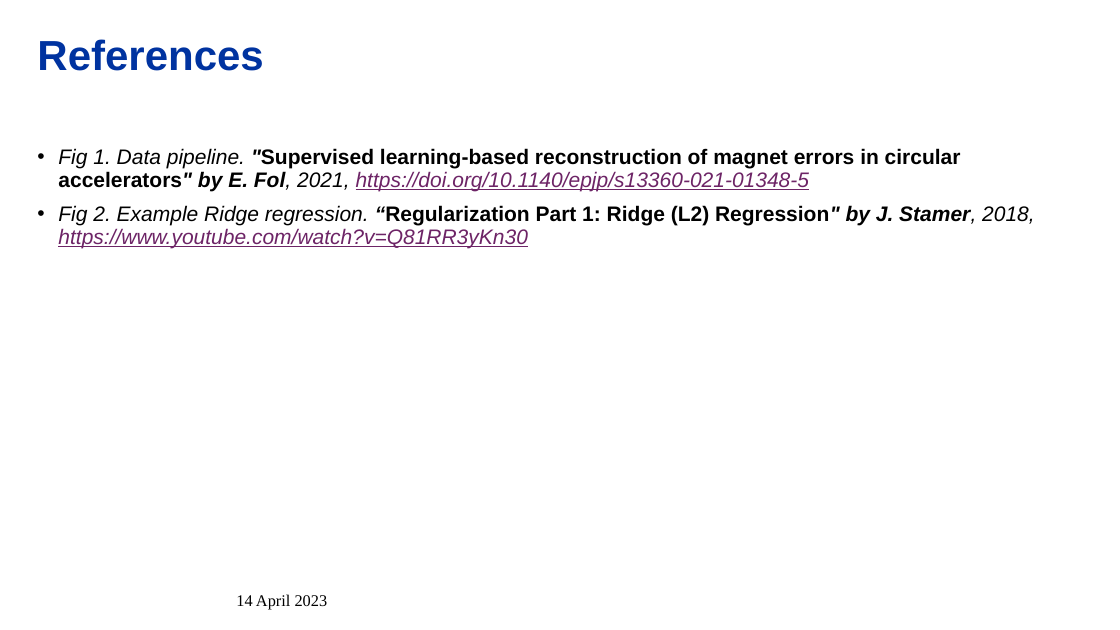
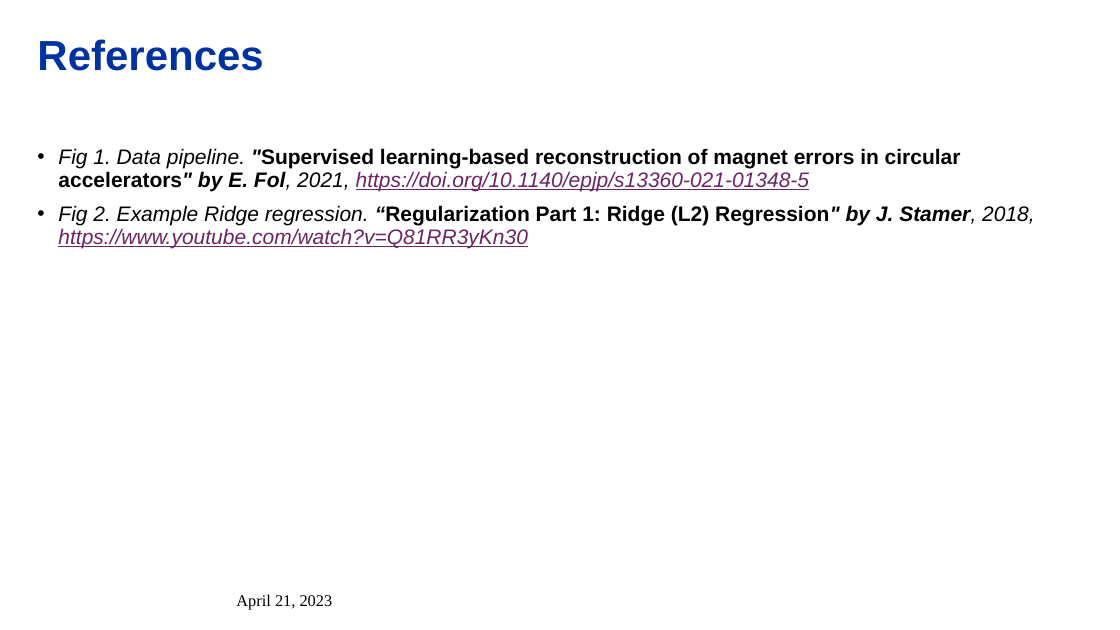
Before and after one commit to alejandroborj/ML-Optic-Correction, a slide deck: slide 12 of Machine Learning for Optic Correction.pptx (slide 9 before the commit). Drawn at 1120x630 pixels with LibreOffice and Linux fonts; fonts in the diff are those of the drawing; background and template pictures are left out. Boxes give left, top, right and bottom in pixels: in the first picture for what was removed or moved away, otherwise in the second. Text is boxed around its words. In the diff, an @@ line names an element or a change of style, - is before the commit and + after.

```diff
--- a/Machine Learning for Optic Correction.pptx
+++ b/Machine Learning for Optic Correction.pptx
@@ text at <box>236,594,333,610</box>: text changed @@
-14 April 2023
+April 21, 2023
```
Also in this commit, not shown: 3 other slides changed, 7 slides added, 4 slides removed, 50 other files.
